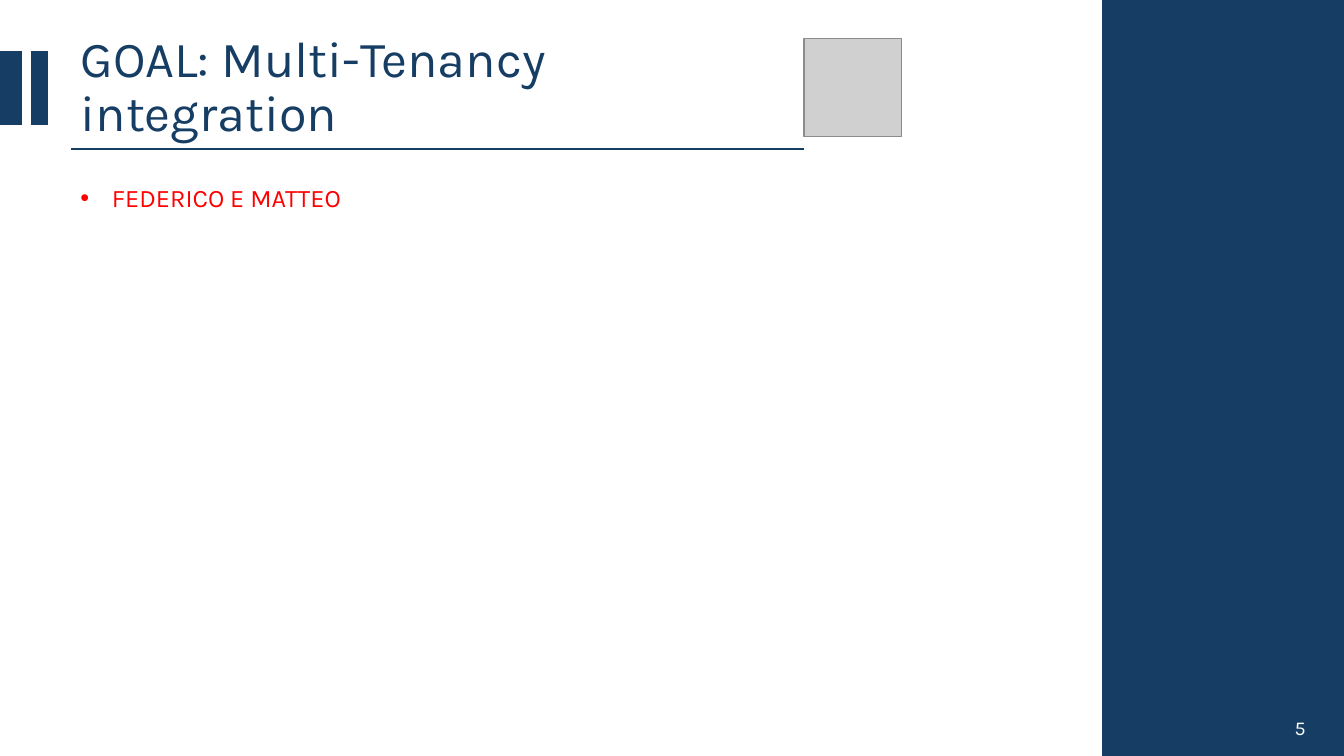
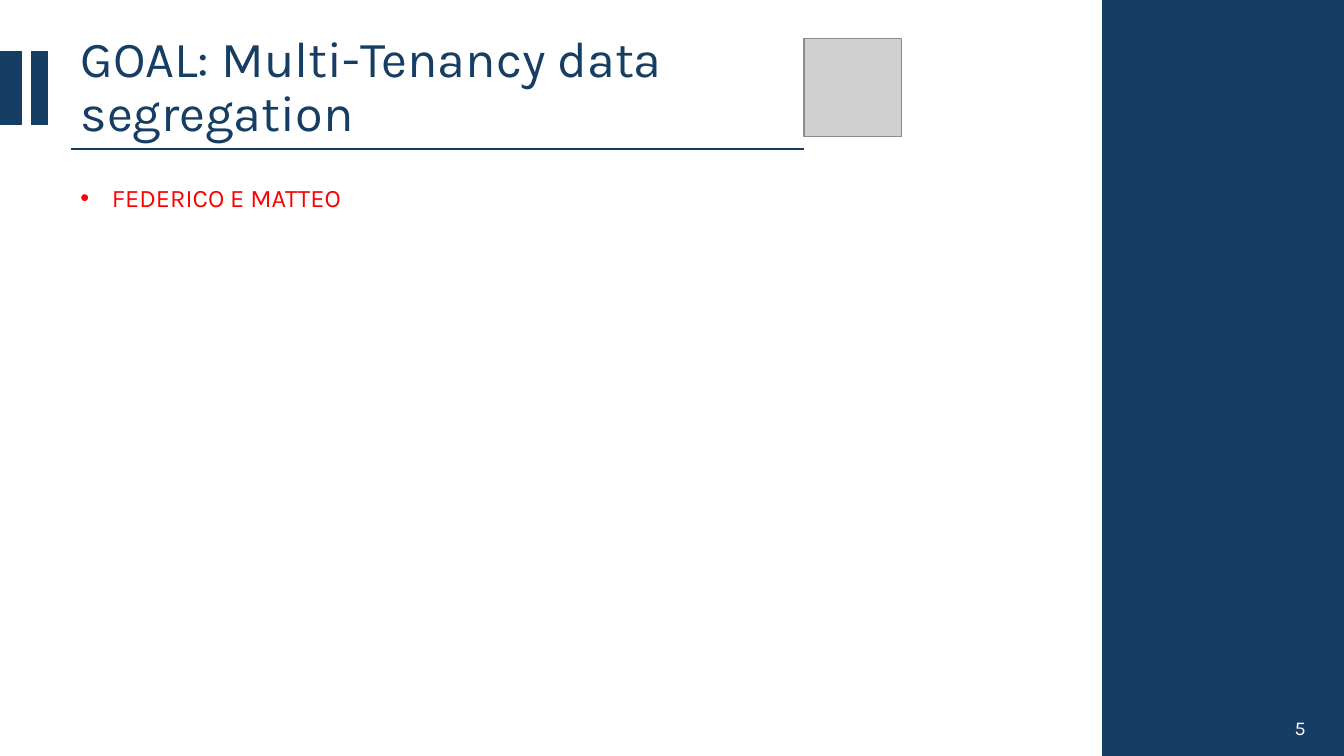
Before and after one commit to CSW-Teams/MS3-docs, a slide deck: slide 4 of ShiftsHappen/Sprint 3/CSW Sprint 3.pptx. Drawn at 1344x756 pixels with LibreOffice and Linux fonts; fonts in the diff are those of the drawing; grey boxes stand for pictures. Boxes give left, top, right and bottom in pixels: in the first picture for what was removed or moved away, otherwise in the second. Text is boxed around its words. In the diff, an @@ line names an element or a change of style, - is before the commit and + after.

```diff
--- a/ShiftsHappen/Sprint 3/CSW Sprint 3.pptx
+++ b/ShiftsHappen/Sprint 3/CSW Sprint 3.pptx
@@ title at [81, 42, 661, 144]: text changed @@
-GOAL: Multi-Tenancy integration
+GOAL: Multi-Tenancy data segregation
```
Also in this commit, not shown: 2 other slides changed.
